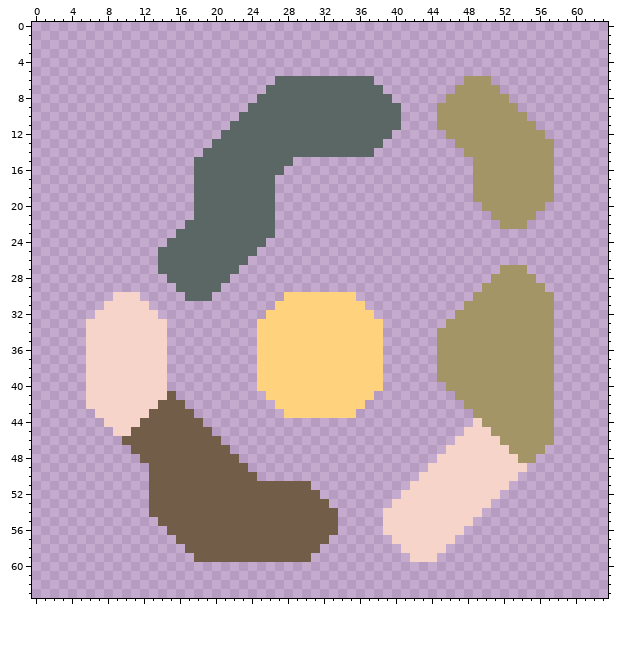
Two versions of one pixel-art sprite, sprites-override/sectors/sector-first.png. The picture above was drawn from the file before the commit.
The file is 64x64 pixels.
New version:
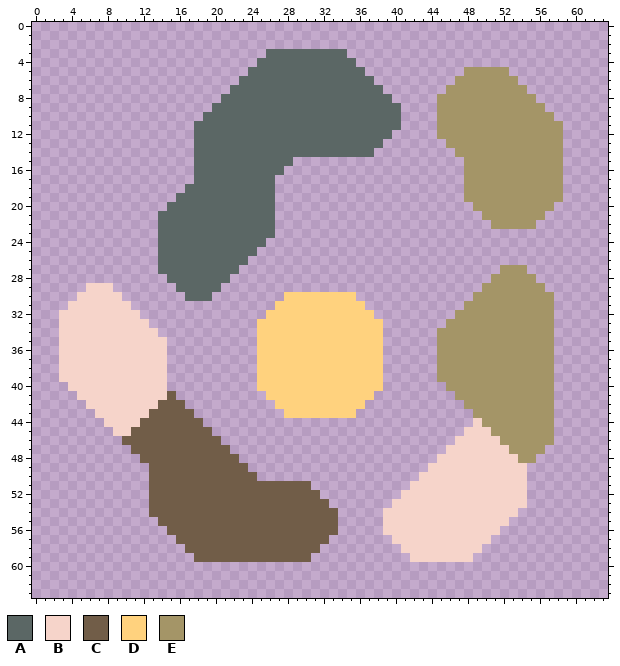
Palette (. is transparent): A #5b6765  B #f6d4ca  C #715d48  D #ffd27e  E #a49567
Change:
y 3: x 26..34 ......... -> AAAAAAAAA
y 4: x 25..35 ........... -> AAAAAAAAAAA
y 5: x 24..36 ............. -> AAAAAAAAAAAAA; x 48..52 ..... -> EEEEE
y 6: x 23..26 .... -> AAAA; x 47 . -> E; x 51..53 ... -> EEE
y 7: x 22..25 .... -> AAAA; x 46 . -> E; x 52..54 ... -> EEE
y 8: x 21..24 .... -> AAAA; x 45 . -> E; x 53..55 ... -> EEE
y 9: x 20..23 .... -> AAAA; x 54..56 ... -> EEE
y 10: x 19..22 .... -> AAAA; x 55..57 ... -> EEE
y 11: x 18..21 .... -> AAAA; x 56..58 ... -> EEE
y 12: x 18..20 ... -> AAA; x 45 . -> E; x 57..58 .. -> EE
y 13: x 18..19 .. -> AA; x 46 . -> E; x 58 . -> E
y 14: x 18 . -> A; x 47 . -> E; x 58 . -> E
y 15..17: x 48 . -> E; x 58 . -> E
y 18: x 17 . -> A; x 48 . -> E; x 58 . -> E
y 19: x 16..17 .. -> AA; x 48 . -> E; x 58 . -> E
y 20: x 15..17 ... -> AAA; x 49 . -> E; x 57 . -> E
y 21: x 14..17 .... -> AAAA; x 50 . -> E; x 56 . -> E
y 22: x 14..16 ... -> AAA; x 51 . -> E; x 55 . -> E
y 23: x 14..15 .. -> AA
y 24: x 14 . -> A
y 29: x 6..8 ... -> BBB
y 30: x 5..8 .... -> BBBB; x 10..11 BB -> ..
y 31: x 4..7 .... -> BBBB; x 11..12 BB -> ..
y 32: x 3..6 .... -> BBBB; x 12..13 BB -> ..
y 33: x 3..5 ... -> BBB; x 13..14 BB -> ..
y 34: x 3..5 ... -> BBB; x 14 B -> .
y 35..39: x 3..5 ... -> BBB
y 40: x 4..5 .. -> BB
y 41: x 5 . -> B
y 50: x 54 . -> B
y 51: x 53..54 .. -> BB
y 52: x 52..54 ... -> BBB
y 53: x 51..54 .... -> BBBB
y 54: x 50..53 .... -> BBBB
y 55: x 49..52 .... -> BBBB
y 56: x 48..51 .... -> BBBB
y 57: x 47..50 .... -> BBBB
y 58: x 46..49 .... -> BBBB
y 59: x 45..48 .... -> BBBB
Pixel boxes of the changes (left, top, right, bottom) in both pictures:
added: (194, 49, 365, 157)
added: (437, 67, 563, 229)
added: (158, 184, 194, 247)
changed: (59, 283, 167, 400)
added: (437, 472, 527, 562)
